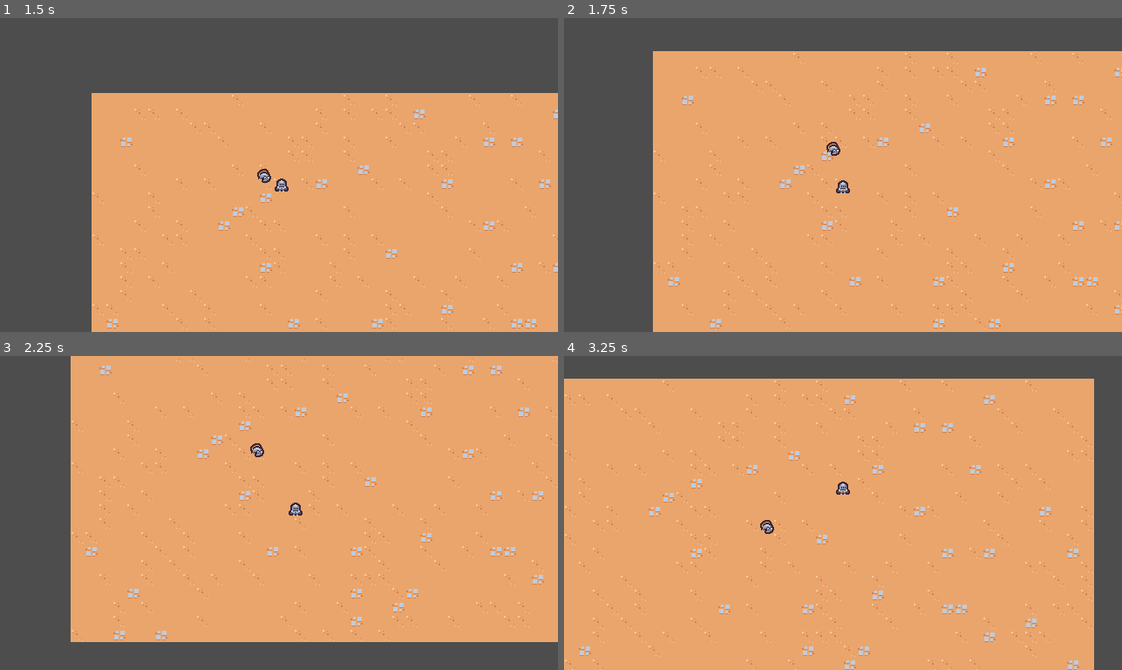
Above: before the commit, frames 1-4 (two rows, left to right).
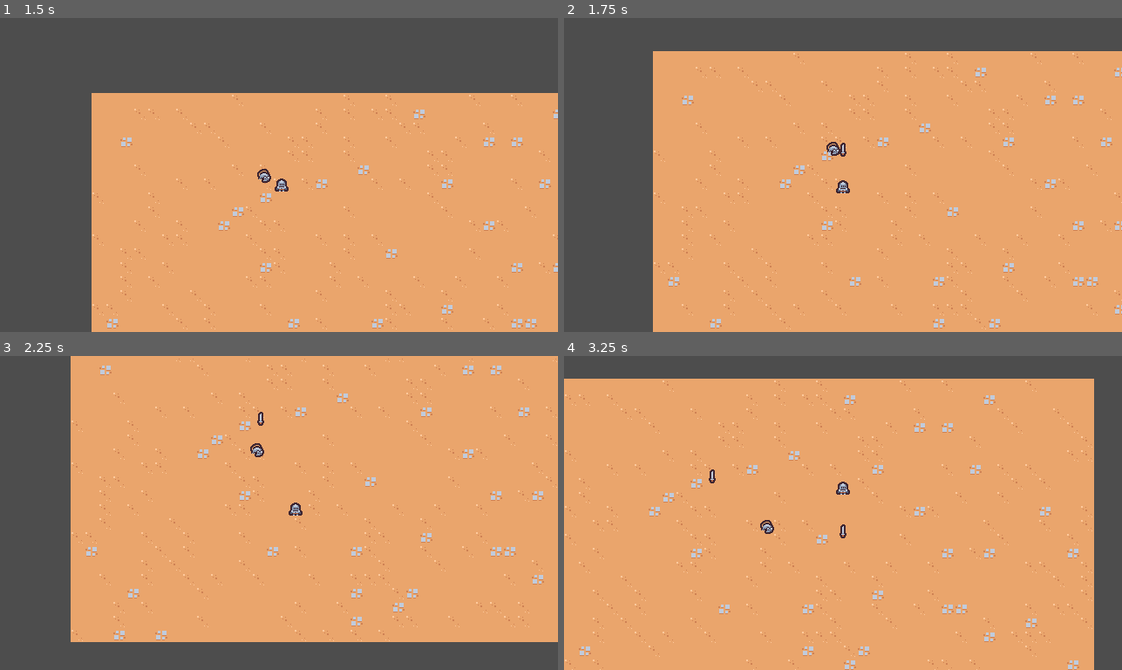
Above: after the commit, the same moments.

Repository: SugarF0x/2D-survivor-course
Game: Godot game, scene res://scenes/main/main.tscn
Two runs of this game, one before a commit and one after it. Both use one fixed random seed, a clock stepped at 60 frames per second and the inputs below.
Inputs:
- Up to frame 1 (1.5 s): hold D (move_right) 0.53-1.28 s; hold S (move_down) from 1.28 s (still down)
- Up to frame 2 (1.75 s): keep holding S (move_down)
- Up to frame 3 (2.25 s): release S (move_down) at 2.03 s; hold D (move_right) from 2.03 s (still down)
- Up to frame 4 (3.25 s): release D (move_right) at 2.78 s; hold W (move_up) from 2.78 s (still down)

Frame 1 is identical in both runs. In frame 2, less than 0.1% of the frame differs, in the area x 49-51%, y 39-45%; in frame 3, less than 0.1%; in frame 4, less than 0.1%, in the area x 25-51%, y 36-59%.

Commit message:
add sword ability skeleton

Diff:
--- /dev/null
+++ b/scenes/ability/sword_ability/sword_ability.tscn
@@ -0,0 +1,9 @@
+[gd_scene load_steps=2 format=3 uid="uid://orwk7eyottsy"]
+
+[ext_resource type="Texture2D" uid="uid://bwvbxdagbm3fd" path="res://scenes/ability/sword_ability/sword.png" id="1_osxjj"]
+
+[node name="SwordAbility" type="Node2D"]
+
+[node name="Sprite2D" type="Sprite2D" parent="."]
+texture = ExtResource("1_osxjj")
+offset = Vector2(2.08165e-12, -4)
--- /dev/null
+++ b/scenes/ability/sword_ability_controller/sword_ability_controller.gd
@@ -0,0 +1,16 @@
+extends Node
+
+@export var sword_ability: PackedScene
+
+# Called when the node enters the scene tree for the first time.
+func _ready():
+	$Timer.timeout.connect(on_timer_timeout)
+
+
+func on_timer_timeout():
+	var player = get_tree().get_first_node_in_group('player') as Node2D
+	if (player == null): return
+
+	var sword_instance = sword_ability.instantiate() as Node2D
+	player.get_parent().add_child(sword_instance)
+	sword_instance.global_position = player.global_position
--- /dev/null
+++ b/scenes/ability/sword_ability_controller/sword_ability_controller.tscn
@@ -0,0 +1,12 @@
+[gd_scene load_steps=3 format=3 uid="uid://qp1lj1qr5ys5"]
+
+[ext_resource type="Script" path="res://scenes/ability/sword_ability_controller/sword_ability_controller.gd" id="1_o81tv"]
+[ext_resource type="PackedScene" uid="uid://orwk7eyottsy" path="res://scenes/ability/sword_ability/sword_ability.tscn" id="2_lvqq1"]
+
+[node name="SwordAbilityController" type="Node"]
+script = ExtResource("1_o81tv")
+sword_ability = ExtResource("2_lvqq1")
+
+[node name="Timer" type="Timer" parent="."]
+wait_time = 1.5
+autostart = true
--- a/scenes/player/player.tscn
+++ b/scenes/player/player.tscn
@@ -1,7 +1,8 @@
-[gd_scene load_steps=4 format=3 uid="uid://dei4tj3rh8o4t"]
+[gd_scene load_steps=5 format=3 uid="uid://dei4tj3rh8o4t"]
 
 [ext_resource type="Texture2D" uid="uid://bsouiyk8ngs1k" path="res://scenes/player/player.png" id="1_80v7p"]
 [ext_resource type="Script" path="res://scenes/player/player.gd" id="1_bcfxh"]
+[ext_resource type="PackedScene" uid="uid://qp1lj1qr5ys5" path="res://scenes/ability/sword_ability_controller/sword_ability_controller.tscn" id="2_flk71"]
 
 [sub_resource type="CircleShape2D" id="CircleShape2D_2n4us"]
 radius = 5.0
@@ -10,6 +11,10 @@
 collision_layer = 0
 script = ExtResource("1_bcfxh")
 
+[node name="AbilityManager" type="Node" parent="."]
+
+[node name="SwordAbilityController" parent="AbilityManager" instance=ExtResource("2_flk71")]
+
 [node name="Sprite2D" type="Sprite2D" parent="."]
 texture = ExtResource("1_80v7p")
 offset = Vector2(2.08165e-12, -8)
Binary file added: scenes/ability/sword_ability/sword.png
Not shown, added: scenes/ability/sword_ability/sword.png.import
